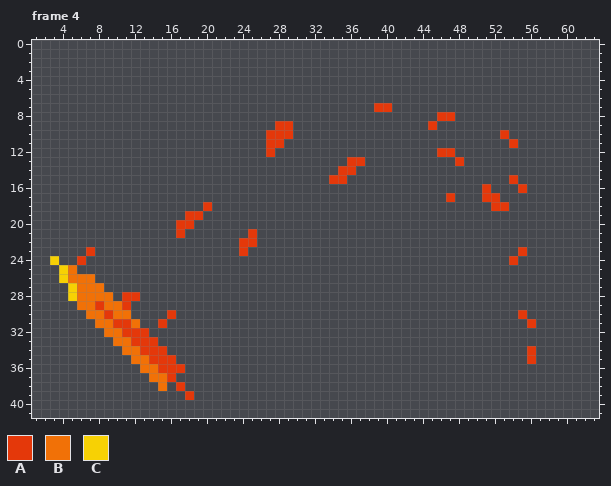
Two states of a pixel-art file, _Data/FX/FlameBlade.aseprite. The first picture shows the starting point.
64x64 pixels, 5 frames. Shown: frame 4: x 1..63, y 0..41.
Visible layers, top first: "Frame Beta", "Trail", "Blade".
Palette (. is transparent): A #e4380a  B #f17107  C #f7d104
Pixels before, frame 4 (only the part around the change), first column x 1:
 0 ...............................................................
 1 ...............................................................
 2 ...............................................................
 3 ...............................................................
 4 ...............................................................
 5 ...............................................................
 6 ...............................................................
 7 ......................................AA.......................
 8 .............................................AA................
 9 ...........................AA...............A..................
10 ..........................AAA.......................A..........
11 ..........................AA.........................A.........
12 ..........................A..................AA................
13 ...................................AA..........A...............
14 ..................................AA...........................
15 .................................AA..................A.........
16 ..................................................A...A........
17 ..............................................A...AA...........
18 ...................A...............................AA..........
19 .................AA............................................
20 ................AA.............................................
21 ................A.......A......................................
After:
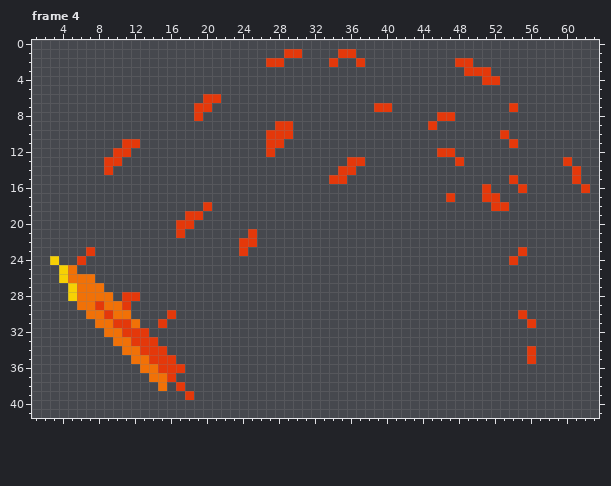
The edit:
{"where": "frame 4, layer \"Frame Beta\""}
{"frame":4,"y":1,"x":29,"old":"..","new":"AA"}
{"frame":4,"y":1,"x":35,"old":"..","new":"AA"}
{"frame":4,"y":2,"x":27,"old":"..","new":"AA"}
{"frame":4,"y":2,"x":34,"old":".","new":"A"}
{"frame":4,"y":2,"x":37,"old":".","new":"A"}
{"frame":4,"y":2,"x":48,"old":"..","new":"AA"}
{"frame":4,"y":3,"x":49,"old":"...","new":"AAA"}
{"frame":4,"y":4,"x":51,"old":"..","new":"AA"}
{"frame":4,"y":6,"x":20,"old":"..","new":"AA"}
{"frame":4,"y":7,"x":19,"old":"..","new":"AA"}
{"frame":4,"y":7,"x":54,"old":".","new":"A"}
{"frame":4,"y":8,"x":19,"old":".","new":"A"}
{"frame":4,"y":11,"x":11,"old":"..","new":"AA"}
{"frame":4,"y":12,"x":10,"old":"..","new":"AA"}
{"frame":4,"y":13,"x":9,"old":"..","new":"AA"}
{"frame":4,"y":13,"x":60,"old":".","new":"A"}
{"frame":4,"y":14,"x":9,"old":".","new":"A"}
{"frame":4,"y":14,"x":61,"old":".","new":"A"}
{"frame":4,"y":15,"x":61,"old":".","new":"A"}
{"frame":4,"y":16,"x":62,"old":".","new":"A"}
{"label":"added","picture_box":[266,49,302,67]}
{"label":"added","picture_box":[329,49,365,67]}
{"label":"added","picture_box":[455,58,518,112]}
{"label":"added","picture_box":[194,94,221,121]}
{"label":"added","picture_box":[104,139,140,175]}
{"label":"added","picture_box":[563,157,590,193]}
